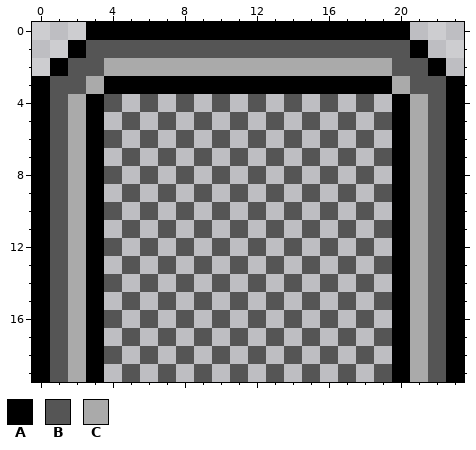
Pixel-art file: resources/sprites/original/inventory/inventory-panel.ase. The first picture shows the starting point.
24x20 pixels, 1 frame. Colours within 5 levels of each other are drawn and written as one.
Palette (. is transparent): A #000000  B #555555  C #aaaaaa
Pixels before, first column x 0:
 0 ...AAAAAAAAAAAAAAAAAA...
 1 ..ABBBBBBBBBBBBBBBBBBA..
 2 .ABBCCCCCCCCCCCCCCCCBBA.
 3 ABBCAAAAAAAAAAAAAAAACBBA
 4 ABCAB.B.B.B.B.B.B.B.ACBA
 5 ABCA.B.B.B.B.B.B.B.BACBA
 6 ABCAB.B.B.B.B.B.B.B.ACBA
 7 ABCA.B.B.B.B.B.B.B.BACBA
 8 ABCAB.B.B.B.B.B.B.B.ACBA
 9 ABCA.B.B.B.B.B.B.B.BACBA
10 ABCAB.B.B.B.B.B.B.B.ACBA
11 ABCA.B.B.B.B.B.B.B.BACBA
12 ABCAB.B.B.B.B.B.B.B.ACBA
13 ABCA.B.B.B.B.B.B.B.BACBA
14 ABCAB.B.B.B.B.B.B.B.ACBA
15 ABCA.B.B.B.B.B.B.B.BACBA
16 ABCAB.B.B.B.B.B.B.B.ACBA
17 ABCA.B.B.B.B.B.B.B.BACBA
18 ABCAB.B.B.B.B.B.B.B.ACBA
19 ABCA.B.B.B.B.B.B.B.BACBA
New version:
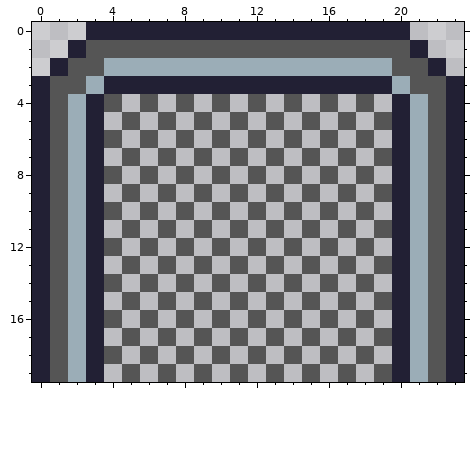
From old to new:
{"colour":"A","old":"#000000","new":"#222034"}
{"colour":"C","old":"#aaaaaa","new":"#9badb7"}
{"label":"changed","picture_box":[32,22,464,382]}
